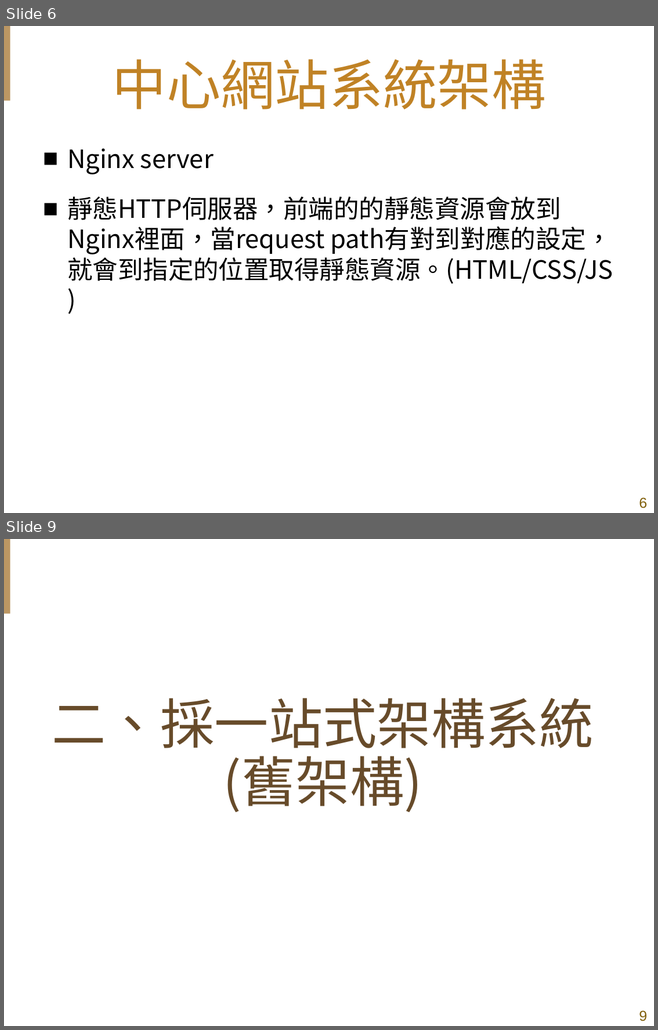
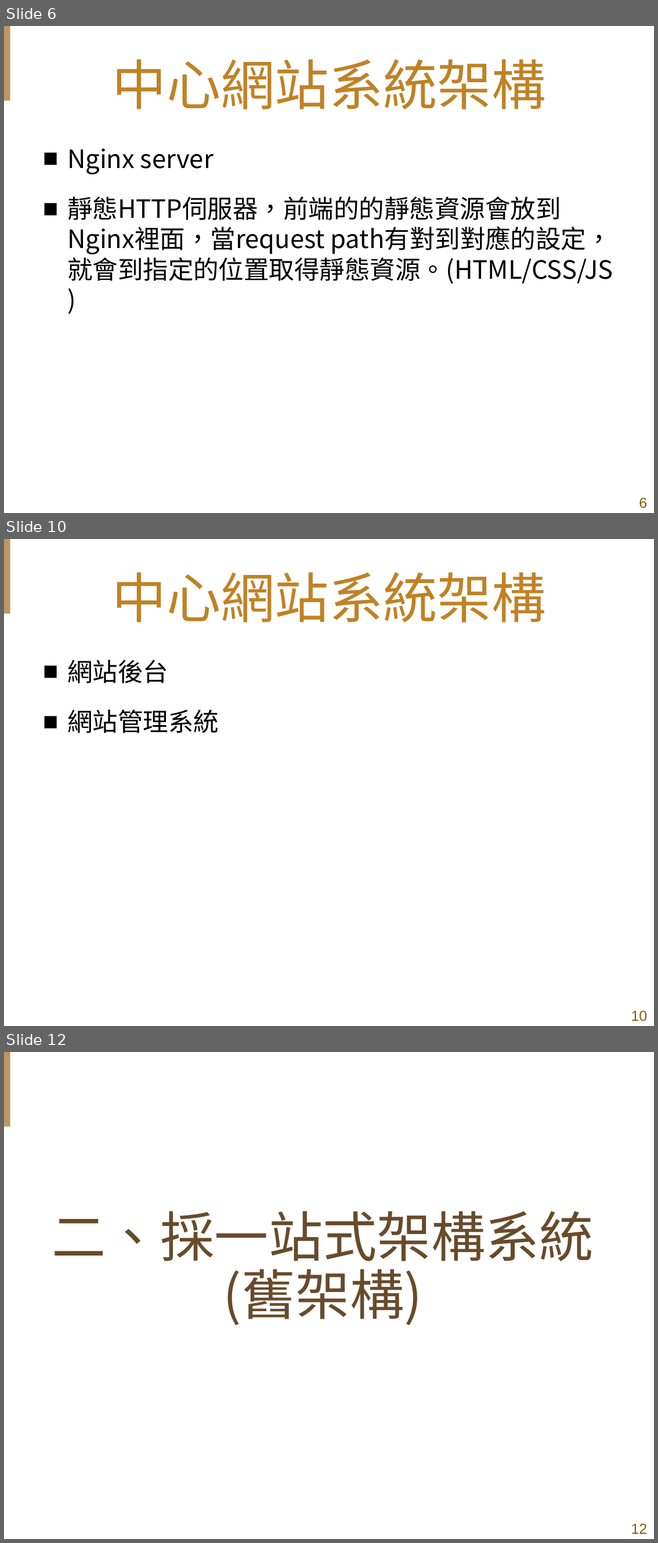
Before and after one commit to shih33/java_atguigu, a slide deck: 期末報告/期末簡報_施詠舜.pptx. Shown one above the other, each under a label of ours: slides 6 and 9 before the commit, slides 6, 10 and 12 after it; the slides between them are not shown. The pictures are 658x1030 and 658x1543 pixels, drawn with LibreOffice and Linux fonts; fonts in the diff are those of the drawing; background and template pictures are left out. Boxes give left, top, right and bottom in pixels: in the first picture for what was removed or moved away, otherwise in the second. Text is boxed around its words. In the diff, an @@ line names an element or a change of style, - is before the commit and + after.

```diff
--- a/期末報告/期末簡報_施詠舜.pptx
+++ b/期末報告/期末簡報_施詠舜.pptx
@@ slide 10 added at [4,539,654,1026], background #FFFFFF; not listed: 2 template elements that a slide beside it also shows @@
@@ title added at [112,572,546,623], 60 pt, text #C08225 @@
+中心網站系統架構
@@ text added at [67,660,219,733], 28 pt, text #000000 @@
+■ 網站後台
+■ 網站管理系統
@@ what was slide 9 is now slide 12 @@
@@ page number at [631,1524,647,1534]: text changed @@
-9
+12
```
Also in this commit, not shown: 3 slides changed, 2 other slides added, 1 other file.
